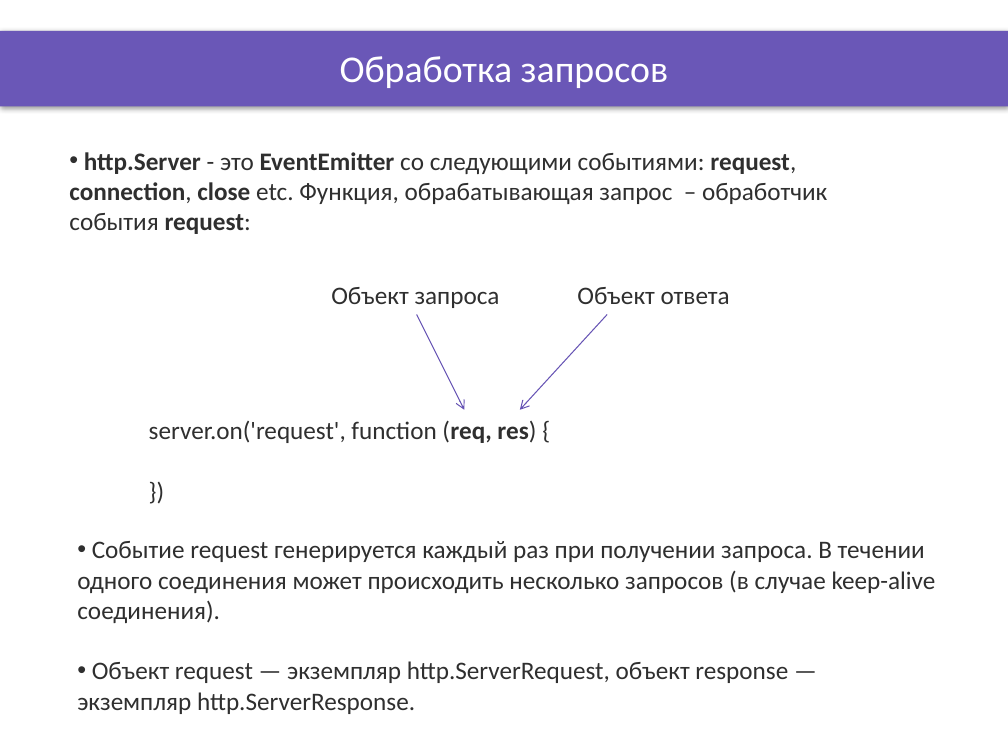
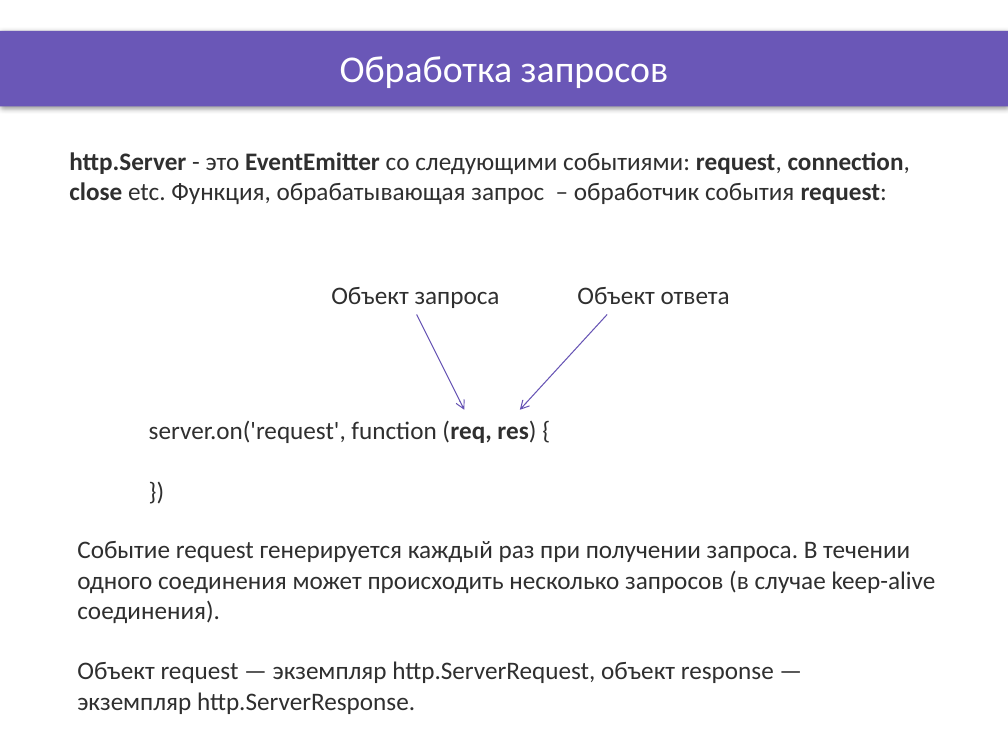
Before and after one commit to DinamickaDevelopment/ignite, a slide deck: slide 4 of NodeJS/lesson_29/Presentation/Working_with_requests.pptx. Drawn at 1008x756 pixels with LibreOffice and Linux fonts; fonts in the diff are those of the drawing; background and template pictures are left out. Boxes give left, top, right and bottom in pixels: in the first picture for what was removed or moved away, otherwise in the second. Text is boxed around its words. In the diff, an @@ line names an element or a change of style, - is before the commit and + after.

```diff
--- a/NodeJS/lesson_29/Presentation/Working_with_requests.pptx
+++ b/NodeJS/lesson_29/Presentation/Working_with_requests.pptx
@@ text "http.Server - это EventEmitter со ..." at (x1=69, y1=152, x2=910, y2=204): bullet • to none @@
@@ text "Событие request генерируется каждый раз ..." at (x1=77, y1=541, x2=936, y2=714): bullet • to none @@
```
Also in this commit, not shown: 2 other slides changed, 2 other files.
